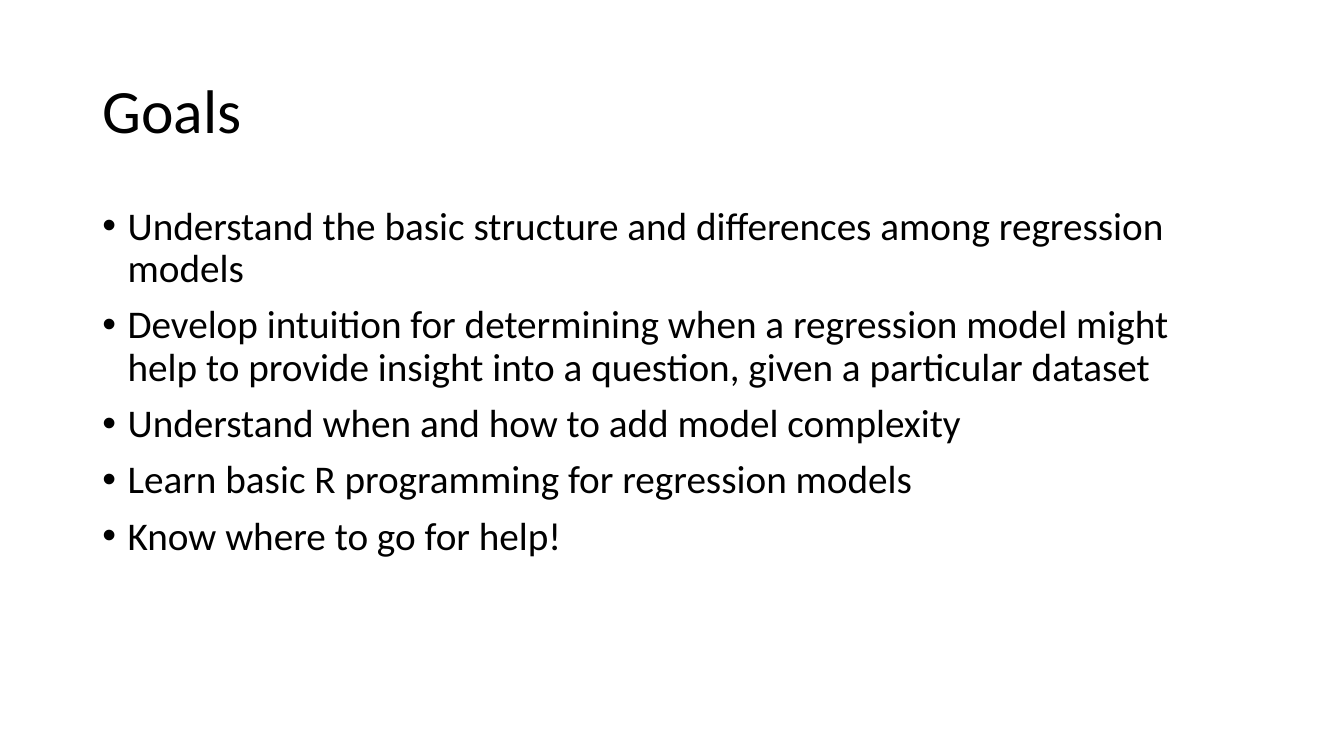
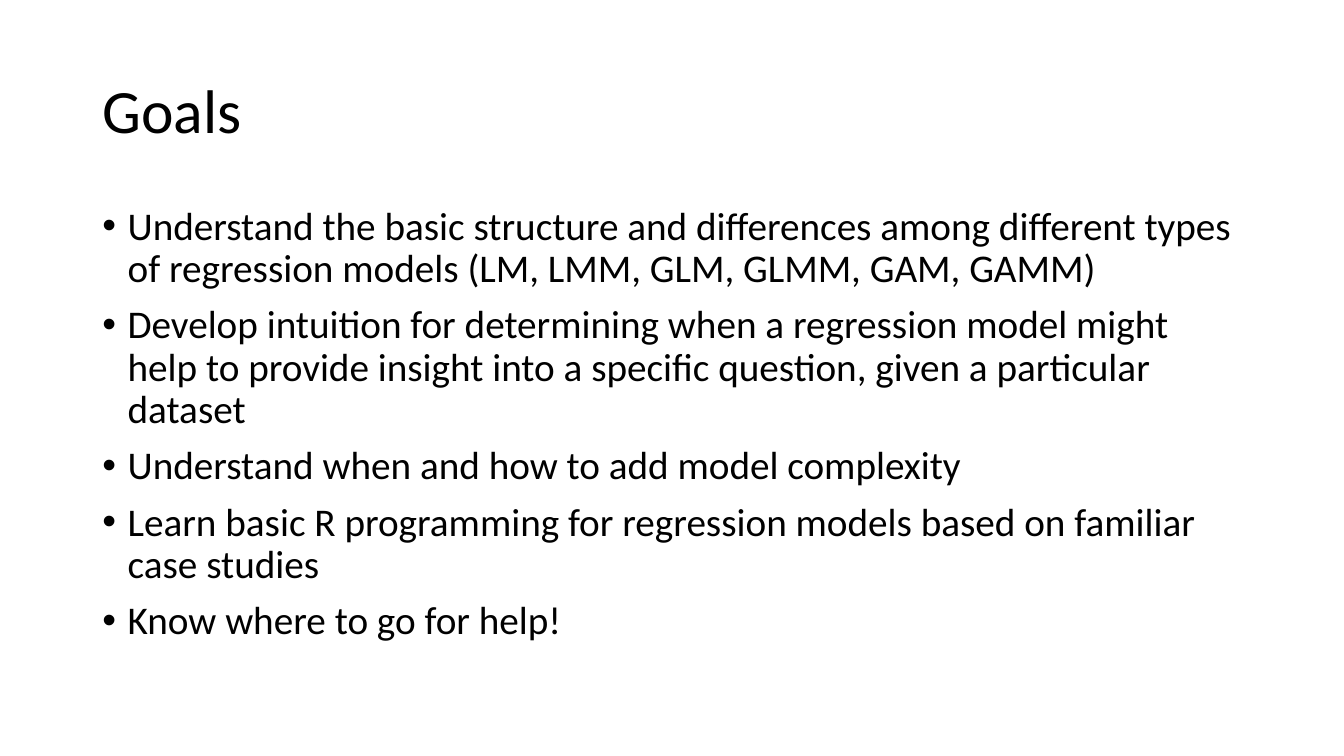
Before and after one commit to ELaBrecque-MMC/RegressionModelOverview, a slide deck: slide 2 of Notes/RegressionModelOverview.pptx. Drawn at 1344x756 pixels with LibreOffice and Linux fonts; fonts in the diff are those of the drawing. Boxes give left, top, right and bottom in pixels: in the first picture for what was removed or moved away, otherwise in the second. Text is boxed around its words. In the diff, an @@ line names an element or a change of style, - is before the commit and + after.

```diff
--- a/Notes/RegressionModelOverview.pptx
+++ b/Notes/RegressionModelOverview.pptx
@@ text at (128,212,1231,424): text changed @@
-• Understand the basic structure and differences among regression models
-• Develop intuition for determining when a regression model might help to provide insight into a question, given a particular dataset
+• Understand the basic structure and differences among different types of regression models (LM, LMM, GLM, GLMM, GAM, GAMM)
+• Develop intuition for determining when a regression model might help to provide insight into a specific question, given a particular dataset
@@ text at (128,508,1195,579): text changed @@
-• Learn basic R programming for regression models
+• Learn basic R programming for regression models based on familiar case studies
```
Also in this commit, not shown: 4 other slides changed.
